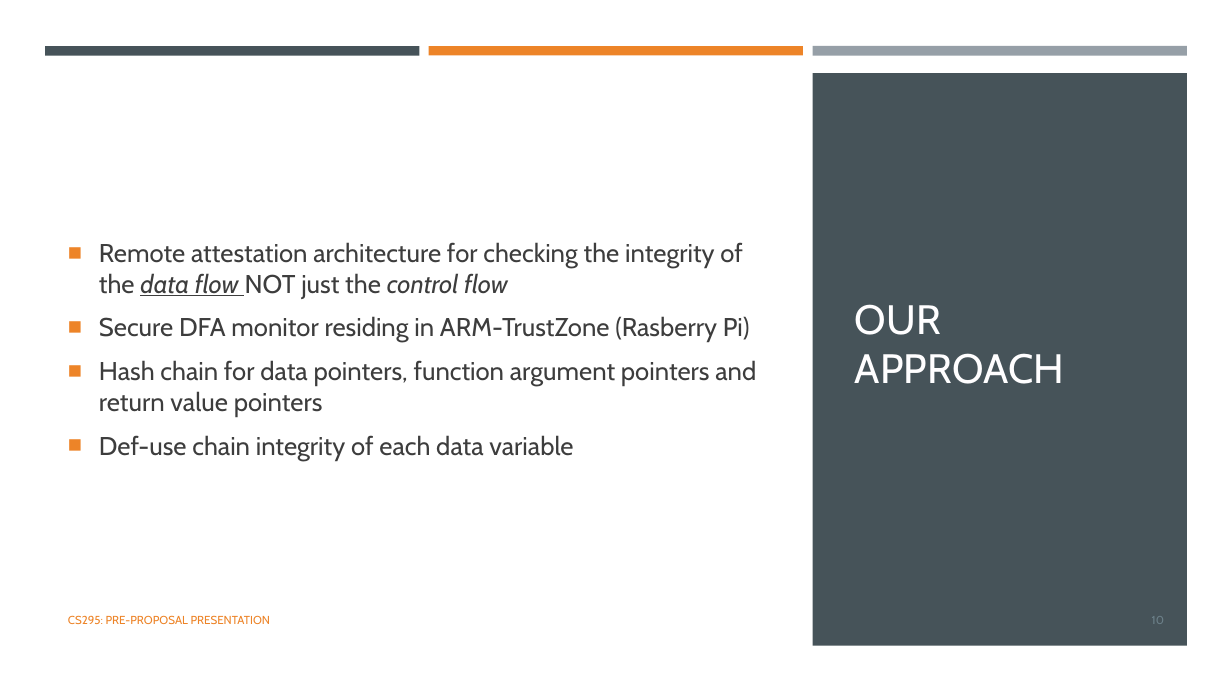
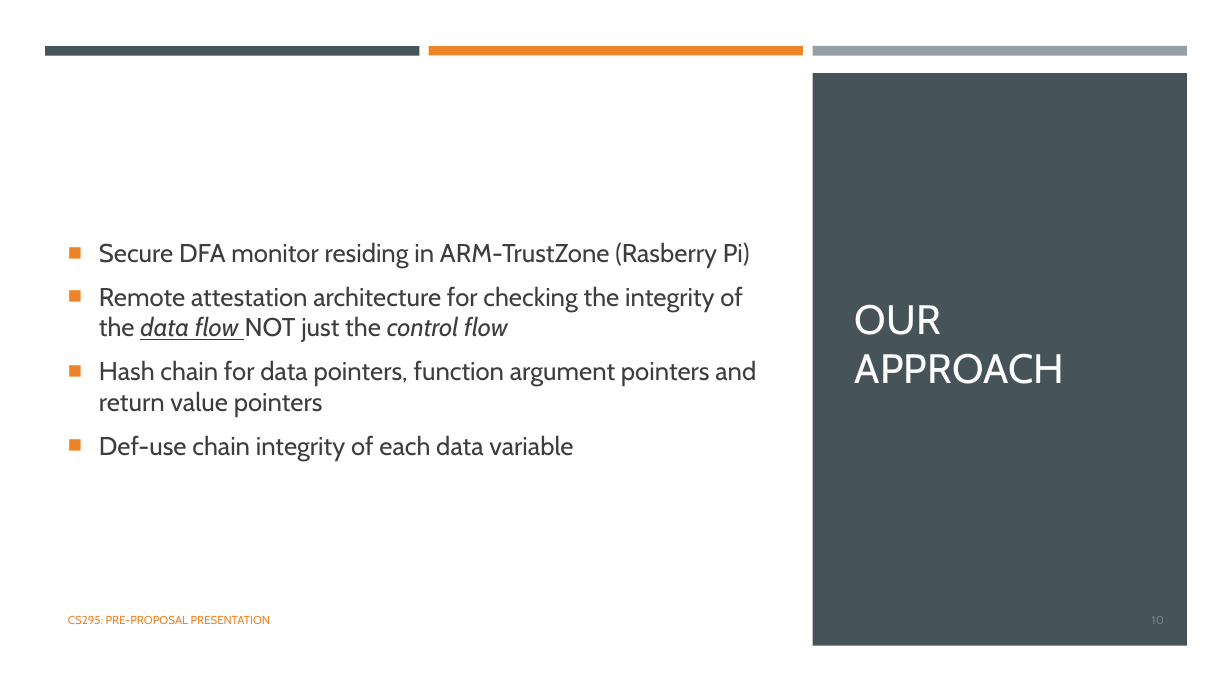
Before and after one commit to sashidhar-jakkamsetti/uci.cs295, a slide deck: slide 10 of dfa.pptx. Drawn at 1232x693 pixels with LibreOffice and Linux fonts; fonts in the diff are those of the drawing. Boxes give left, top, right and bottom in pixels: in the first picture for what was removed or moved away, otherwise in the second. Text is boxed around its words. In the diff, an @@ line names an element or a change of style, - is before the commit and + after.

```diff
--- a/dfa.pptx
+++ b/dfa.pptx
@@ text at [99, 242, 750, 268]: paragraph added @@
+■ Secure DFA monitor residing in ARM-TrustZone (Rasberry Pi)
@@ text at [99, 316, 750, 342]: paragraph removed @@
-■ Secure DFA monitor residing in ARM-TrustZone (Rasberry Pi)
```
Also in this commit, not shown: 1 slide added, 2 other files.
